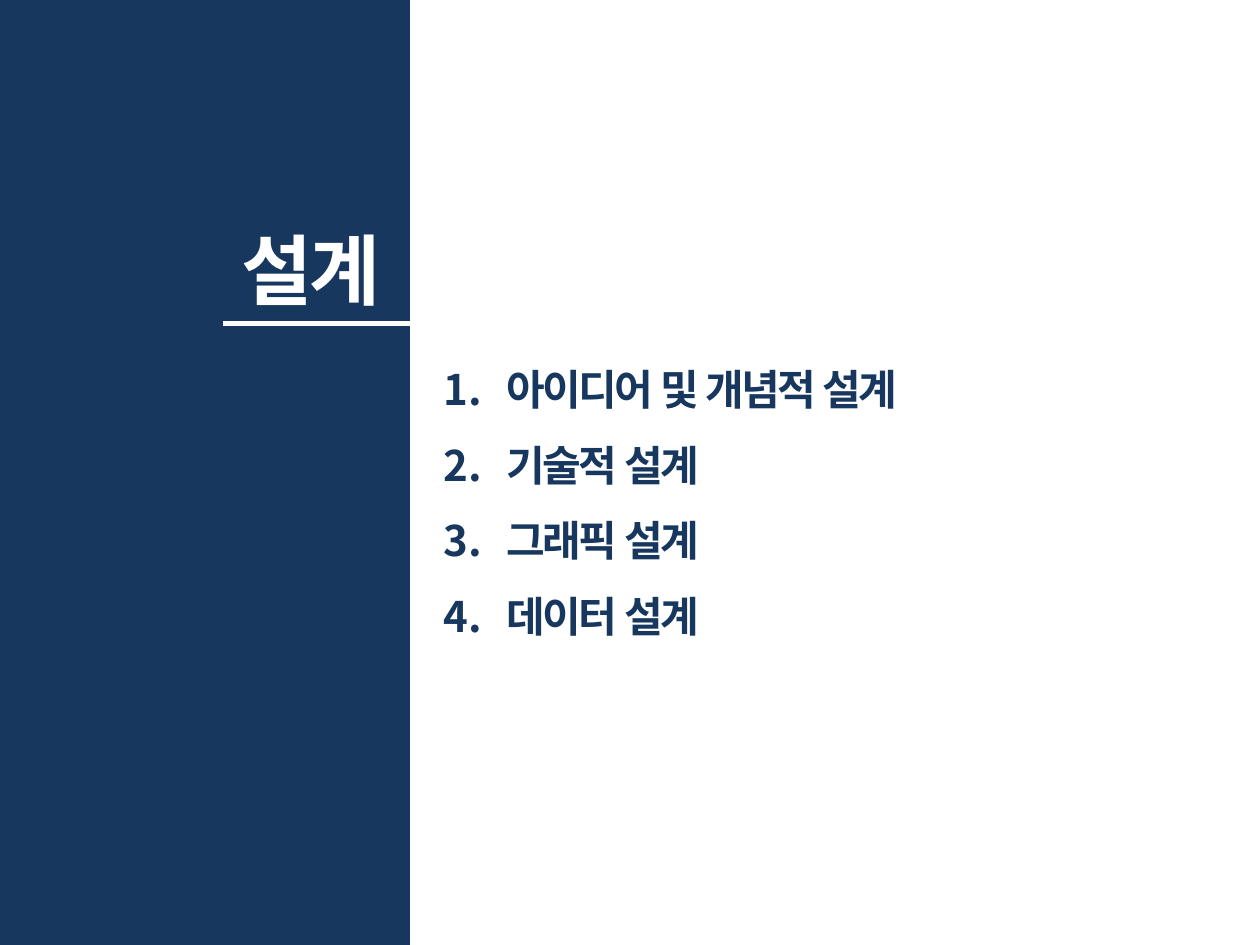
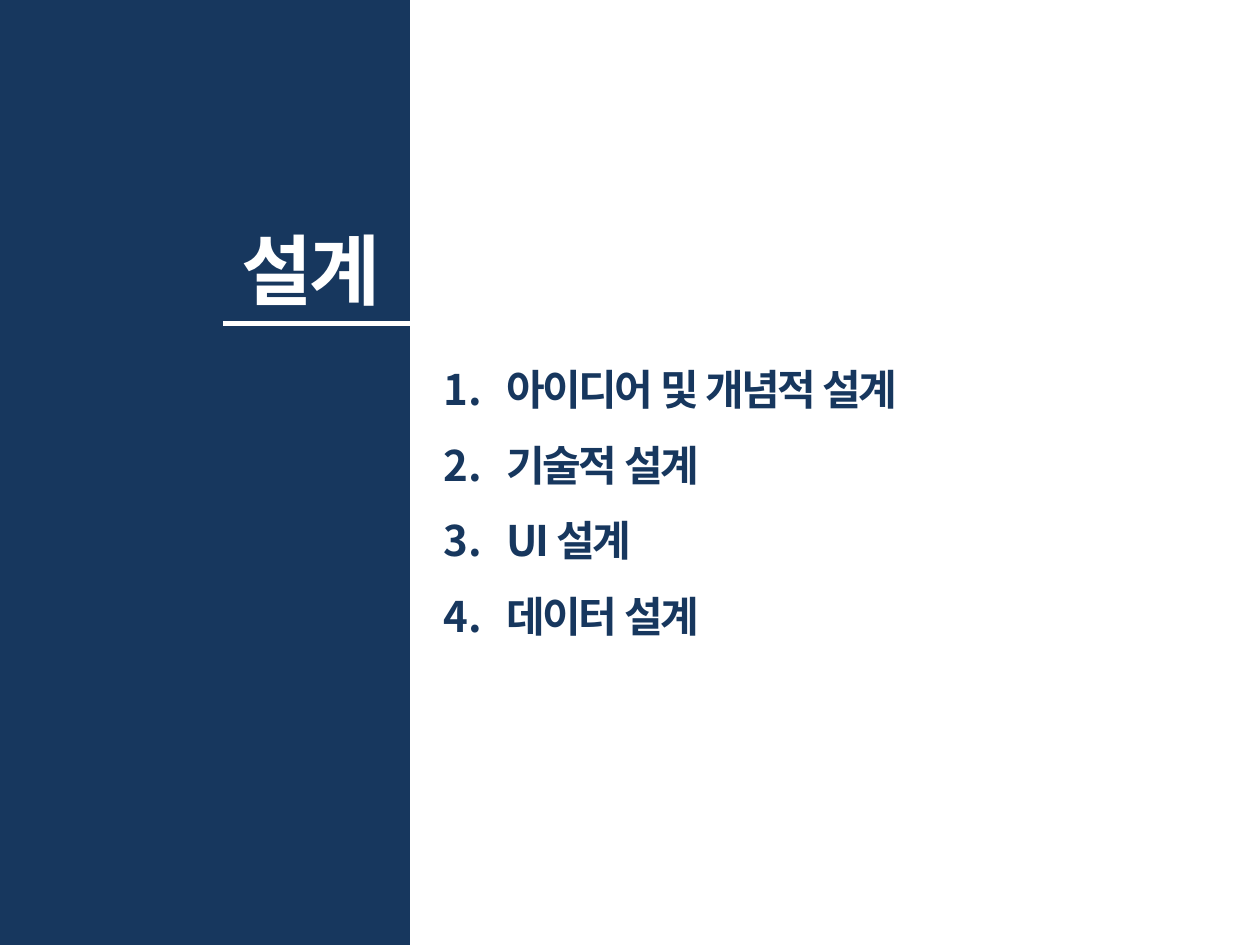
Before and after one commit to 201411108/Black-Android-app-for-eye, a slide deck: slide 7 of Document/발표PPT.pptx (slide 8 before the commit). Drawn at 1260x945 pixels with LibreOffice and Linux fonts; fonts in the diff are those of the drawing. Boxes give left, top, right and bottom in pixels: in the first picture for what was removed or moved away, otherwise in the second. Text is boxed around its words. In the diff, an @@ line names an element or a change of style, - is before the commit and + after.

```diff
--- a/Document/발표PPT.pptx
+++ b/Document/발표PPT.pptx
@@ text at bbox=[507, 520, 632, 560]: text changed @@
-3. 그래픽 설계
+3. UI 설계
```
Also in this commit, not shown: 12 other slides changed, 11 slides removed.
